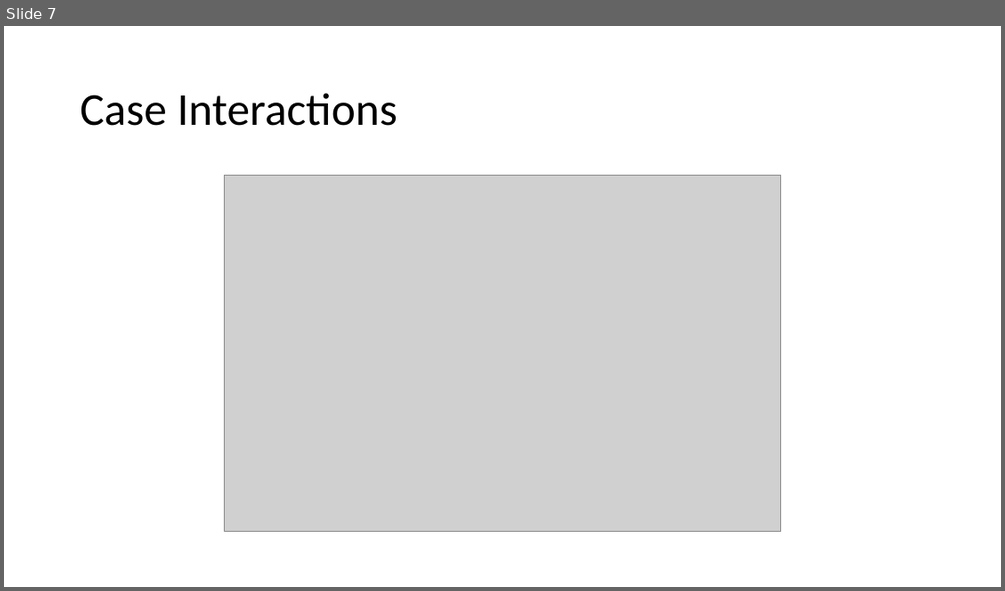
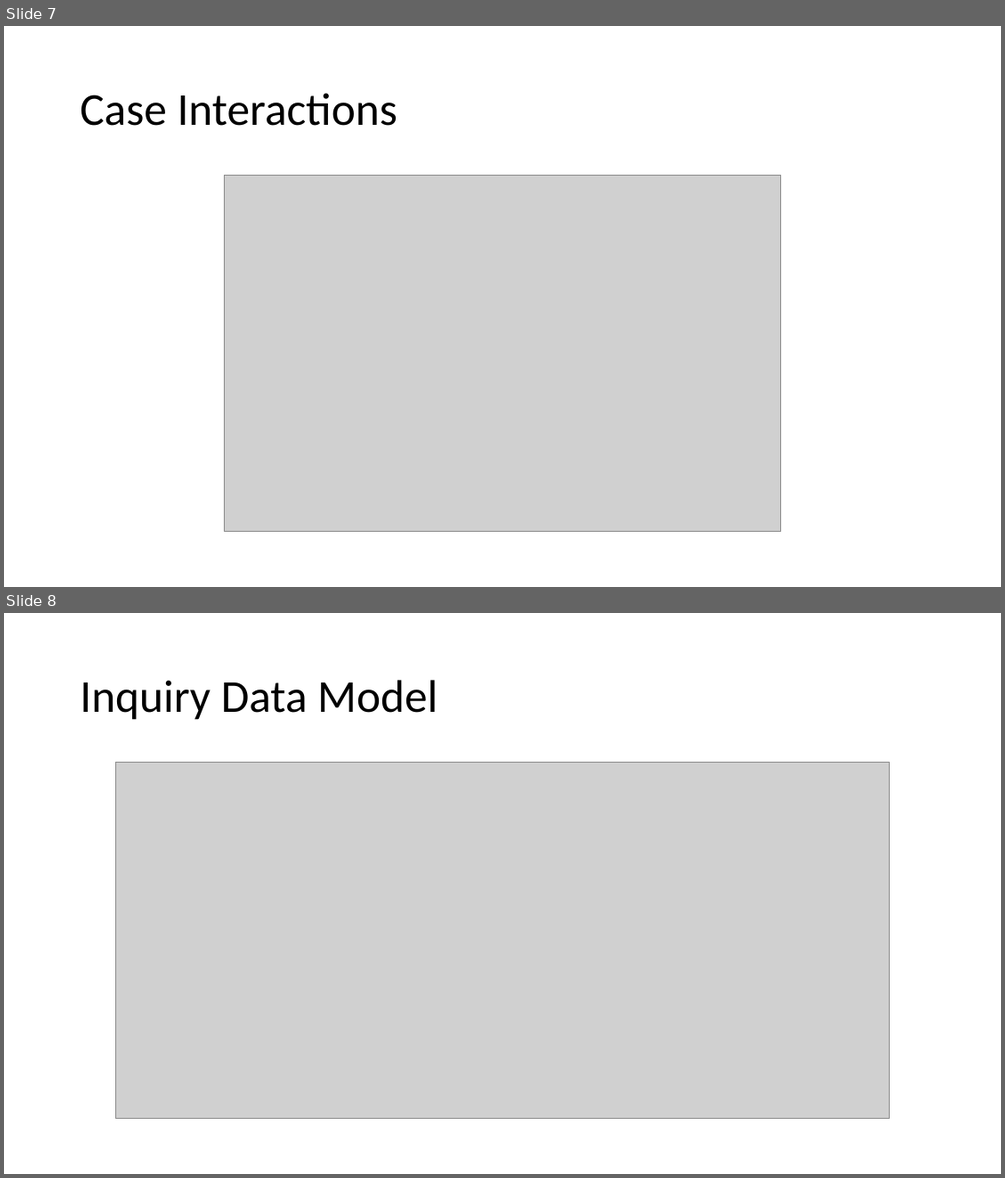
Before and after one commit to ravisiddam/komodokalos, a slide deck: Kalos Pharma Assignment.pptx. Shown one above the other, each under a label of ours: slide 7 before the commit, slides 7 and 8 after it. The pictures are 1005x591 and 1005x1178 pixels, drawn with LibreOffice and Linux fonts; fonts in the diff are those of the drawing; grey boxes stand for pictures. Boxes give left, top, right and bottom in pixels: in the first picture for what was removed or moved away, otherwise in the second. Text is boxed around its words. In the diff, an @@ line names an element or a change of style, - is before the commit and + after.

```diff
--- a/Kalos Pharma Assignment.pptx
+++ b/Kalos Pharma Assignment.pptx
@@ slide 8 added at box(4, 613, 1001, 1174), background #FFFFFF @@
@@ title added at box(80, 680, 437, 720), 44 pt, text #000000 @@
+Inquiry Data Model
@@ picture added at box(116, 763, 890, 1119) @@
```
Also in this commit, not shown: 1 slide changed, 2 other slides added.
